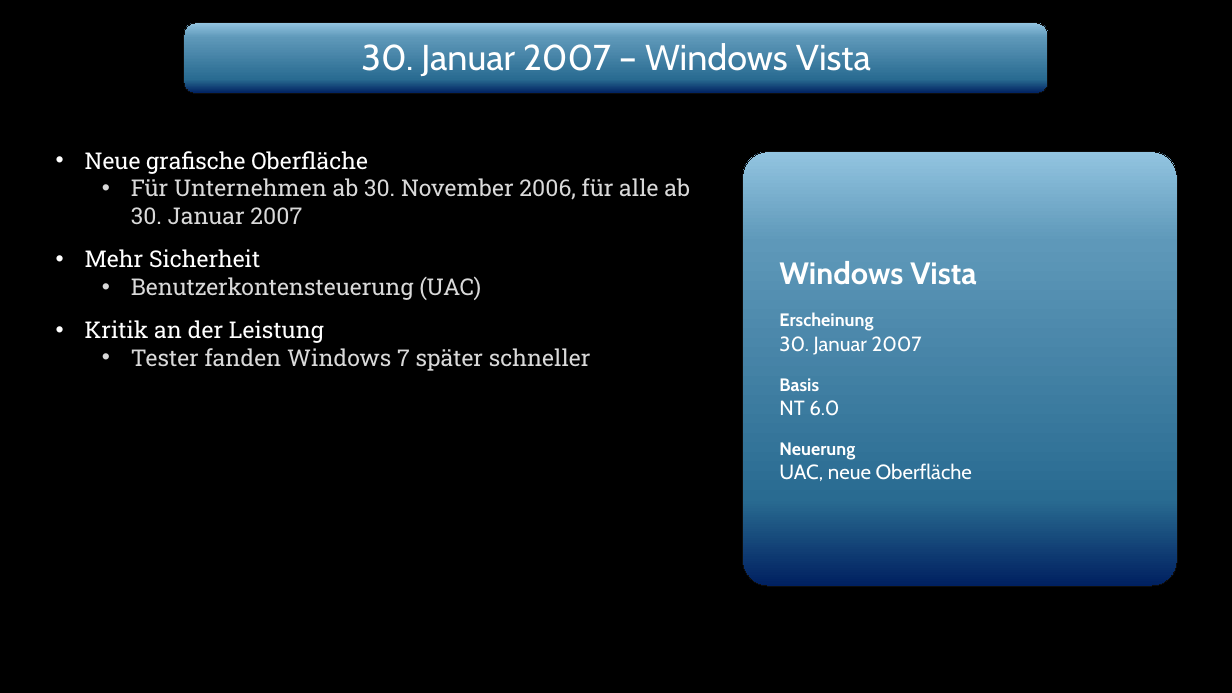
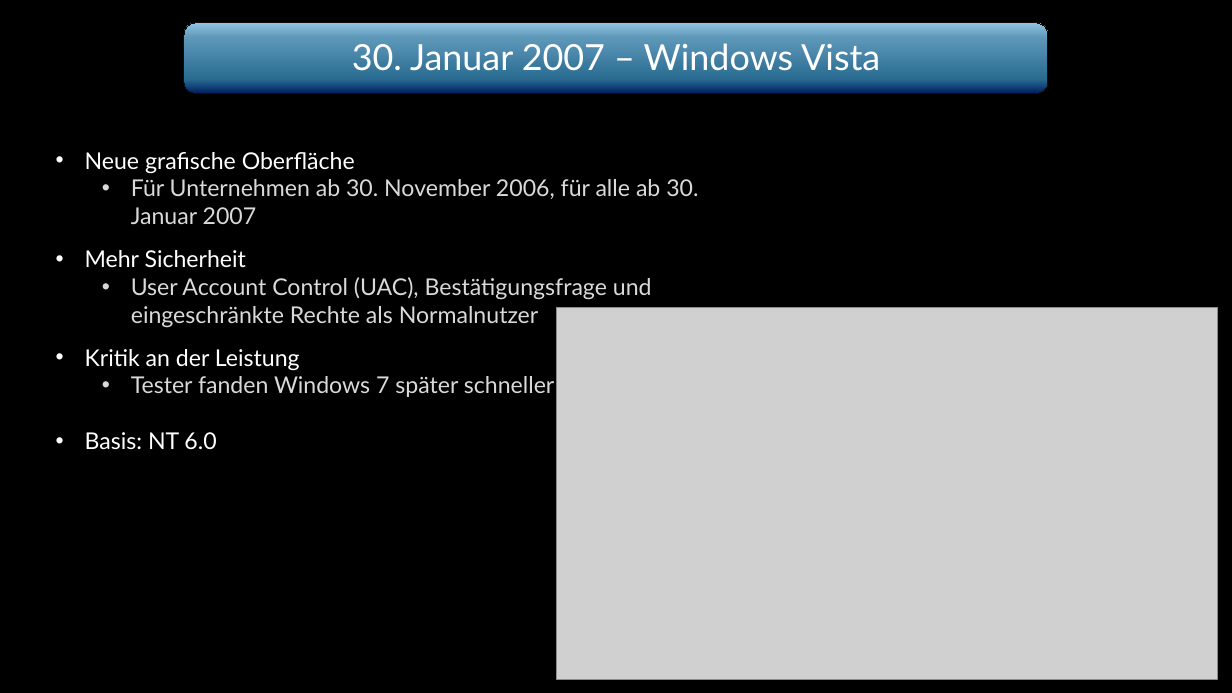
Before and after one commit to Wummy01/Wummy101010, a slide deck: slide 10 of Windows_Praesentation_Donnerstag.pptx. Drawn at 1232x693 pixels with LibreOffice and Linux fonts; fonts in the diff are those of the drawing; grey boxes stand for pictures; background and template pictures are left out. Boxes give left, top, right and bottom in pixels: in the first picture for what was removed or moved away, otherwise in the second. Text is boxed around its words. In the diff, an @@ line names an element or a change of style, - is before the commit and + after.

```diff
--- a/Windows_Praesentation_Donnerstag.pptx
+++ b/Windows_Praesentation_Donnerstag.pptx
@@ text "30. Januar 2007 – Windows ..." at (x1=352, y1=43, x2=880, y2=70): font Cabin to Lato @@
@@ text at (x1=85, y1=152, x2=698, y2=397): font Roboto Slab to Lato in "Neue grafische Oberfläche", "Für Unternehmen ab 30. November 2006, für ...", "Mehr Sicherheit", "Kritik an der Leistung" and 1 more places @@
@@ rounded rectangle removed at (x1=743, y1=152, x2=1177, y2=586) @@
-Windows Vista
-Erscheinung
-30. Januar 2007
-Basis
-NT 6.0
-Neuerung
-UAC, neue Oberfläche
@@ text at (x1=131, y1=277, x2=652, y2=328): text changed; font Roboto Slab to Lato @@
-  • Benutzerkontensteuerung (UAC)
+  • User Account Control (UAC), Bestätigungsfrage und eingeschränkte Rechte als Normalnutzer
@@ picture added at (x1=556, y1=308, x2=1218, y2=679) @@
@@ text at (x1=85, y1=432, x2=216, y2=450): paragraph added @@
+• Basis: NT 6.0
```
Also in this commit, not shown: 17 other slides changed.
